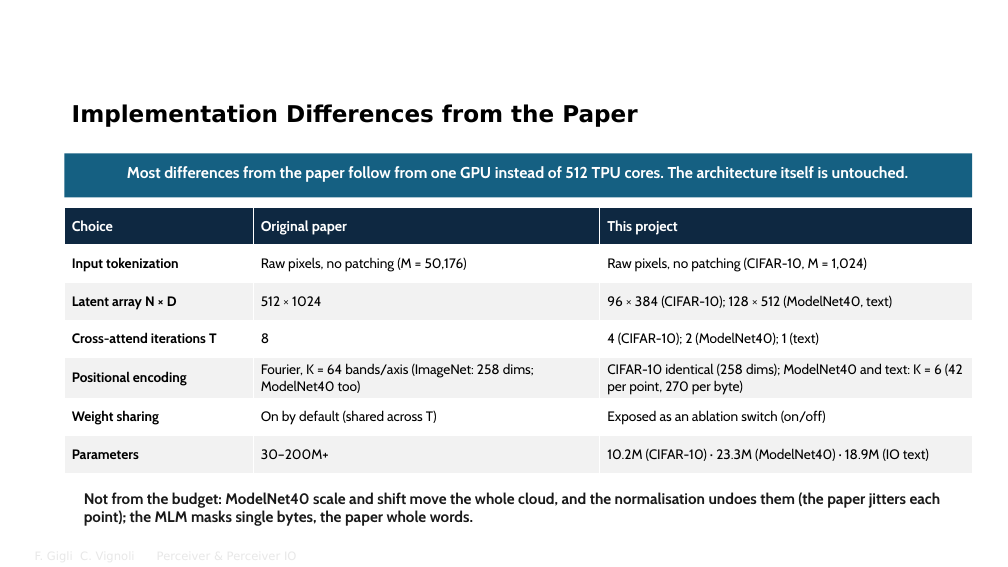
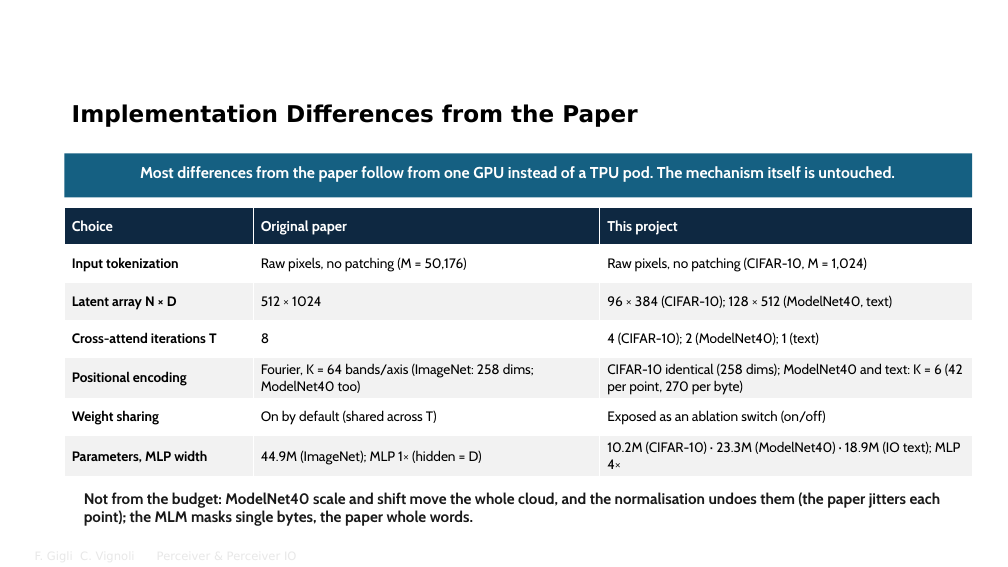
Before and after one commit to FrancescoGigli/Perceiver_project, a slide deck: slide 14 of sito/slide/Perceiver & Perceiver IO.pptx. Drawn at 1008x567 pixels with LibreOffice and Linux fonts; fonts in the diff are those of the drawing; background and template pictures are left out. Boxes give left, top, right and bottom in pixels: in the first picture for what was removed or moved away, otherwise in the second. Text is boxed around its words. In the diff, an @@ line names an element or a change of style, - is before the commit and + after.

```diff
--- a/sito/slide/Perceiver & Perceiver IO.pptx
+++ b/sito/slide/Perceiver & Perceiver IO.pptx
@@ text at bbox=[140, 166, 895, 182]: text changed @@
-Most differences from the paper follow from one GPU instead of 512 TPU cores. The architecture itself is untouched.
+Most differences from the paper follow from one GPU instead of a TPU pod. The mechanism itself is untouched.
@@ table at bbox=[64, 208, 972, 473] @@
-row 7: Parameters | 30–200M+ | 10.2M (CIFAR-10) · 23.3M (ModelNet40) · 18.9M (IO text)
+row 7: Parameters, MLP width | 44.9M (ImageNet); MLP 1× (hidden = D) | 10.2M (CIFAR-10) · 23.3M (ModelNet40) · 18.9M (IO text); MLP 4×
```
Also in this commit, not shown: 3 other slides changed, 6 other files.
